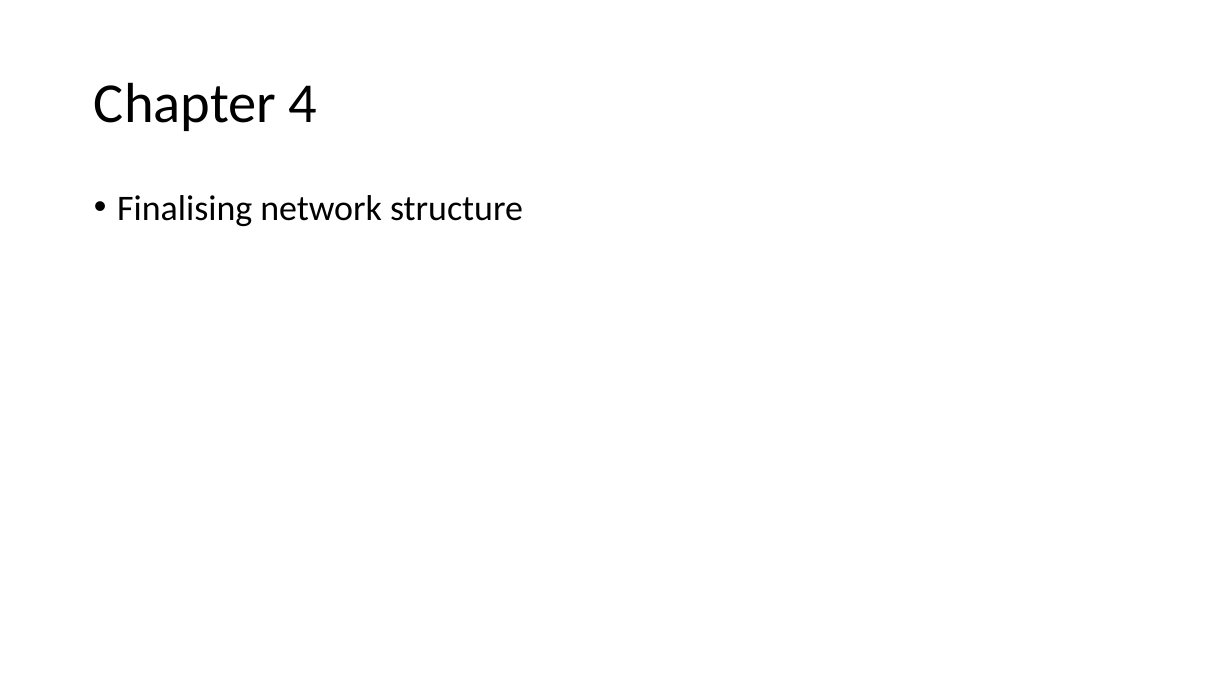
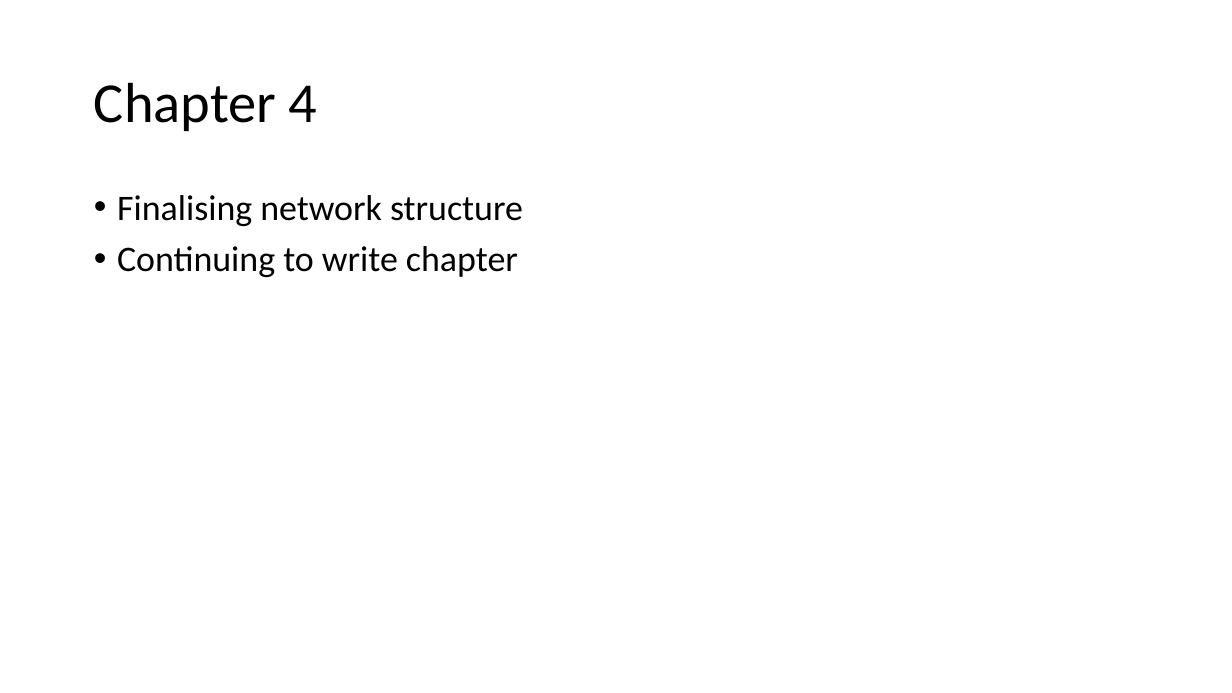
Before and after one commit to DidDrog11/phd_project, a slide deck: slide 8 of reports/supervisor_meeting_update/meeting_presentation_2022-11-23.pptx. Drawn at 1232x693 pixels with LibreOffice and Linux fonts; fonts in the diff are those of the drawing. Boxes give left, top, right and bottom in pixels: in the first picture for what was removed or moved away, otherwise in the second. Text is boxed around its words. In the diff, an @@ line names an element or a change of style, - is before the commit and + after.

Commit message:
Continuing with intro

```diff
--- a/reports/supervisor_meeting_update/meeting_presentation_2022-11-23.pptx
+++ b/reports/supervisor_meeting_update/meeting_presentation_2022-11-23.pptx
@@ text at box(117, 246, 518, 277): paragraph added @@
+• Continuing to write chapter
```
Also in this commit, not shown: 2 other slides changed, 1 slide added, 6 other files.
